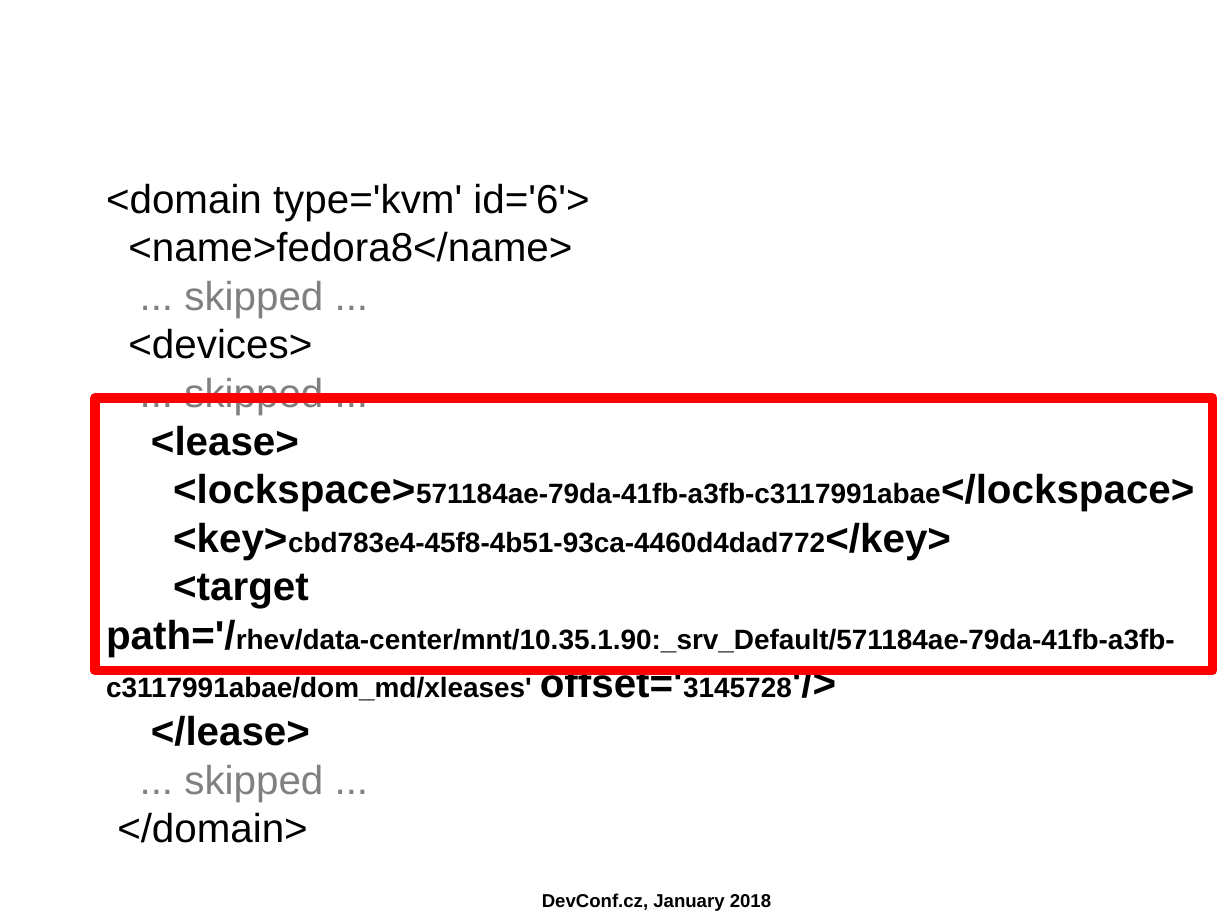
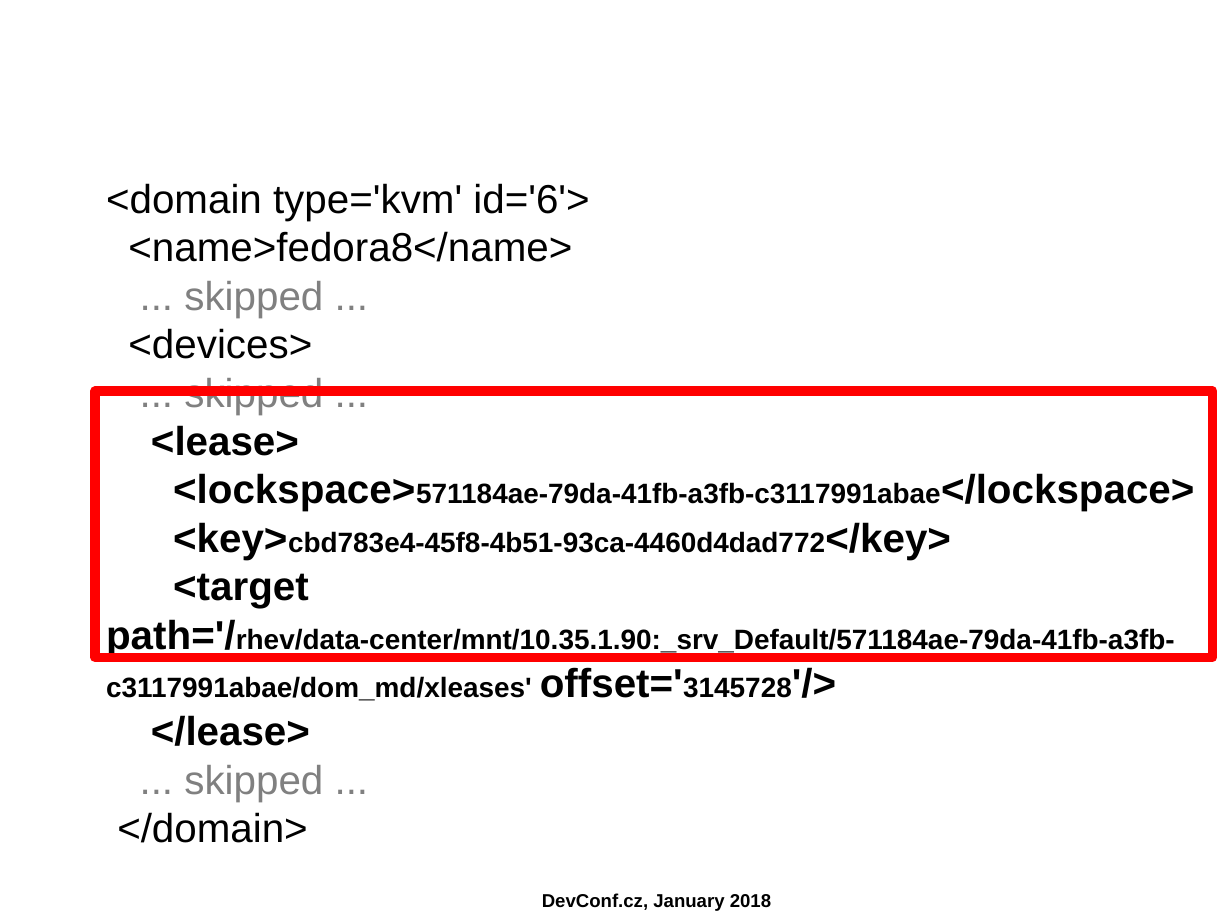
Before and after one commit to ahadas/ahadas.github.io, a slide deck: slide 35 of slides/high_availability_with_no_split_brains.odp. Drawn at 1232x924 pixels with LibreOffice and Linux fonts; fonts in the diff are those of the drawing; background and template pictures are left out. Boxes give left, top, right and bottom in pixels: in the first picture for what was removed or moved away, otherwise in the second. Text is boxed around its words. In the diff, an @@ line names an element or a change of style, - is before the commit and + after.

```diff
--- a/slides/high_availability_with_no_split_brains.odp
+++ b/slides/high_availability_with_no_split_brains.odp
@@ text "<domain type='kvm' id='6'>" rewrapped from (106,183,1194,802) to (106,183,1194,843) @@
@@ rectangle: place and size @@
-rectangle at (95,398,1213,671)
+rectangle at (95,391,1213,657)
```
Also in this commit, not shown: 9 other slides changed.
